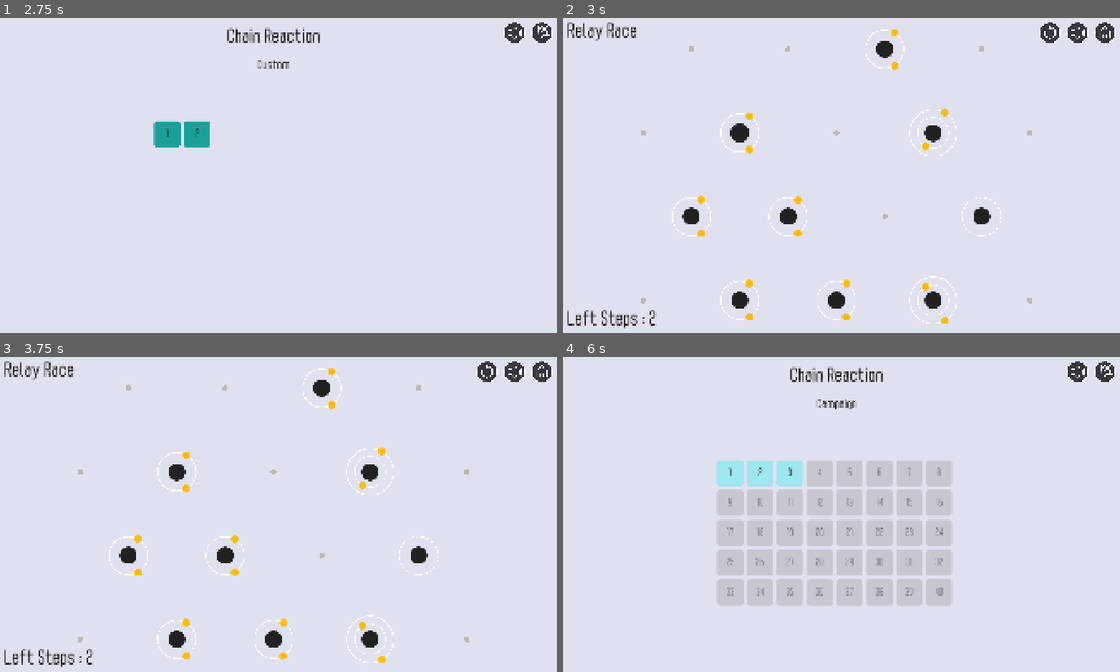
Above: before the commit, frames 1-4 (two rows, left to right).
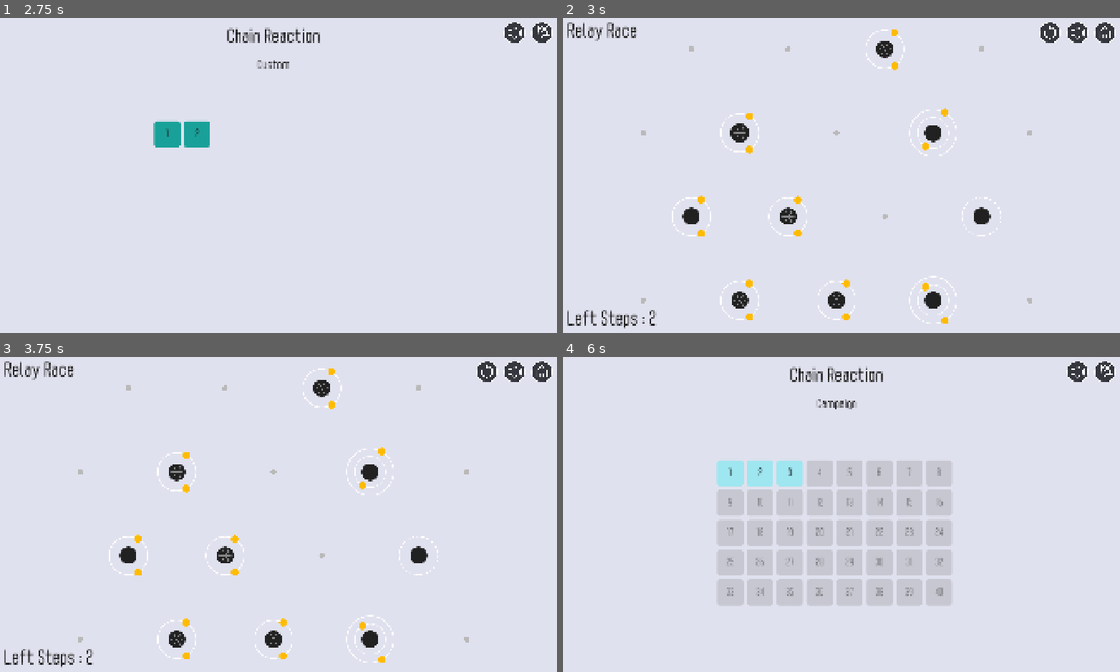
Above: after the commit, the same moments.

Repository: Ggross98/Godot-ChainReaction
Game: Godot game, scene res://scenes/main_menu.tscn
The game is run twice, just before and just after one commit, with the same random seed, the same clock (stepped at 60 frames per second) and the same inputs.
Inputs (mouse positions are in pixels of both pictures, inside the frame that each line leads up to):
- Up to frame 1 (2.75 s): click "Campaign" at 0.5 s; click "Custom" at 1.25 s; click "Campaign" at 2 s
- Up to frame 2 (3 s): click "1" at 2.75 s
- Up to frame 3 (3.75 s): click (484, 372) at 3.5 s
- Up to frame 4 (6 s): click (1047, 372) at 4.25 s; click (1047, 372) at 5 s; click (1103, 372) at 5.75 s

Frame 1 is identical in both runs. In frame 2, 0.1% of the frame differs, in the area x 30-59%, y 8-92%; in frame 3, 0.1%; in frame 4, nothing differs.

Commit message:
优化可移动原子的外观

Diff:
--- a/chain-reaction/prefabs/atom_view.tscn
+++ b/chain-reaction/prefabs/atom_view.tscn
@@ -83,50 +83,93 @@
 scale = Vector2(0.0078125, 0.0078125)
 texture = ExtResource("6_neutron")
 
-[node name="Arrows" type="Node2D" parent="." unique_id=1554125443]
-
-[node name="Arrow0" type="Sprite2D" parent="Arrows" unique_id=768063560]
-modulate = Color(0.467, 0.482, 0.498, 1)
-scale = Vector2(0.00390625, 0.00390625)
-texture = ExtResource("7_arrow")
-flip_h = true
-
-[node name="Arrow1" type="Sprite2D" parent="Arrows" unique_id=643311614]
-modulate = Color(0.467, 0.482, 0.498, 1)
-rotation = 1.0471976
-scale = Vector2(0.00390625, 0.00390625)
-texture = ExtResource("7_arrow")
-flip_h = true
-
-[node name="Arrow2" type="Sprite2D" parent="Arrows" unique_id=1185482519]
-modulate = Color(0.467, 0.482, 0.498, 1)
-rotation = 2.0943952
-scale = Vector2(0.00390625, 0.00390625)
-texture = ExtResource("7_arrow")
-flip_h = true
-
-[node name="Arrow3" type="Sprite2D" parent="Arrows" unique_id=2072509249]
-modulate = Color(0.467, 0.482, 0.498, 1)
-rotation = 3.1415927
-scale = Vector2(0.00390625, 0.00390625)
-texture = ExtResource("7_arrow")
-flip_h = true
-
-[node name="Arrow4" type="Sprite2D" parent="Arrows" unique_id=1109072892]
-modulate = Color(0.467, 0.482, 0.498, 1)
-rotation = 4.1887903
-scale = Vector2(0.00390625, 0.00390625)
-texture = ExtResource("7_arrow")
-flip_h = true
-
-[node name="Arrow5" type="Sprite2D" parent="Arrows" unique_id=1887341865]
-modulate = Color(0.467, 0.482, 0.498, 1)
-rotation = 5.2359877
-scale = Vector2(0.00390625, 0.00390625)
-texture = ExtResource("7_arrow")
-flip_h = true
-
 [node name="Nuclei" type="Sprite2D" parent="." unique_id=132997540]
 modulate = Color(0.12941177, 0.12941177, 0.12941177, 1)
 scale = Vector2(0.0078125, 0.0078125)
 texture = ExtResource("8_nuclei")
+
+[node name="Arrows" type="Node2D" parent="." unique_id=1554125443]
+z_index = 2
+
+[node name="Arrow0" type="Node2D" parent="Arrows" unique_id=2027736144]
+
+[node name="Shaft" type="Polygon2D" parent="Arrows/Arrow0" unique_id=499293546]
+color = Color(0.529, 0.529, 0.529, 1)
+polygon = PackedVector2Array(-0.159959, -0.008898, 0.012959, -0.008898, 0.012959, 0.008898, -0.159959, 0.008898)
+
+[node name="Head" type="Sprite2D" parent="Arrows/Arrow0" unique_id=1088656651]
+modulate = Color(0.467, 0.482, 0.498, 1)
+position = Vector2(-0.184, 0)
+scale = Vector2(0.003029, 0.003029)
+texture = ExtResource("7_arrow")
+flip_h = true
+
+[node name="Arrow1" type="Node2D" parent="Arrows" unique_id=821059897]
+rotation = 1.0471976
+
+[node name="Shaft" type="Polygon2D" parent="Arrows/Arrow1" unique_id=1653609989]
+color = Color(0.529, 0.529, 0.529, 1)
+polygon = PackedVector2Array(-0.159959, -0.008898, 0.012959, -0.008898, 0.012959, 0.008898, -0.159959, 0.008898)
+
+[node name="Head" type="Sprite2D" parent="Arrows/Arrow1" unique_id=1291259335]
+modulate = Color(0.467, 0.482, 0.498, 1)
+position = Vector2(-0.184, 0)
+scale = Vector2(0.003029, 0.003029)
+texture = ExtResource("7_arrow")
+flip_h = true
+
+[node name="Arrow2" type="Node2D" parent="Arrows" unique_id=300426916]
+rotation = 2.0943952
+
+[node name="Shaft" type="Polygon2D" parent="Arrows/Arrow2" unique_id=31950037]
+color = Color(0.529, 0.529, 0.529, 1)
+polygon = PackedVector2Array(-0.159959, -0.008898, 0.012959, -0.008898, 0.012959, 0.008898, -0.159959, 0.008898)
+
+[node name="Head" type="Sprite2D" parent="Arrows/Arrow2" unique_id=523576730]
+modulate = Color(0.467, 0.482, 0.498, 1)
+position = Vector2(-0.184, 0)
+scale = Vector2(0.003029, 0.003029)
+texture = ExtResource("7_arrow")
+flip_h = true
+
+[node name="Arrow3" type="Node2D" parent="Arrows" unique_id=2046309724]
+rotation = 3.1415927
+
+[node name="Shaft" type="Polygon2D" parent="Arrows/Arrow3" unique_id=97365436]
+color = Color(0.529, 0.529, 0.529, 1)
+polygon = PackedVector2Array(-0.159959, -0.008898, 0.012959, -0.008898, 0.012959, 0.008898, -0.159959, 0.008898)
+
+[node name="Head" type="Sprite2D" parent="Arrows/Arrow3" unique_id=1269337578]
+modulate = Color(0.467, 0.482, 0.498, 1)
+position = Vector2(-0.184, 0)
+scale = Vector2(0.003029, 0.003029)
+texture = ExtResource("7_arrow")
+flip_h = true
+
+[node name="Arrow4" type="Node2D" parent="Arrows" unique_id=1068534786]
+rotation = 4.1887903
+
+[node name="Shaft" type="Polygon2D" parent="Arrows/Arrow4" unique_id=1022360377]
+color = Color(0.529, 0.529, 0.529, 1)
+polygon = PackedVector2Array(-0.159959, -0.008898, 0.012959, -0.008898, 0.012959, 0.008898, -0.159959, 0.008898)
+
+[node name="Head" type="Sprite2D" parent="Arrows/Arrow4" unique_id=1745714789]
+modulate = Color(0.467, 0.482, 0.498, 1)
+position = Vector2(-0.184, 0)
+scale = Vector2(0.003029, 0.003029)
+texture = ExtResource("7_arrow")
+flip_h = true
+
+[node name="Arrow5" type="Node2D" parent="Arrows" unique_id=1298113001]
+rotation = 5.2359877
+
+[node name="Shaft" type="Polygon2D" parent="Arrows/Arrow5" unique_id=1444978634]
+color = Color(0.529, 0.529, 0.529, 1)
+polygon = PackedVector2Array(-0.159959, -0.008898, 0.012959, -0.008898, 0.012959, 0.008898, -0.159959, 0.008898)
+
+[node name="Head" type="Sprite2D" parent="Arrows/Arrow5" unique_id=376326619]
+modulate = Color(0.467, 0.482, 0.498, 1)
+position = Vector2(-0.184, 0)
+scale = Vector2(0.003029, 0.003029)
+texture = ExtResource("7_arrow")
+flip_h = true
--- a/chain-reaction/scripts/view/atom_view.gd
+++ b/chain-reaction/scripts/view/atom_view.gd
@@ -70,6 +70,18 @@
 @export var arrow_color := Color(0.467, 0.482, 0.498):
 	set(value):
 		arrow_color = value
+		_on_look_changed()
+@export var shaft_color := Color(0.529, 0.529, 0.529):
+	set(value):
+		shaft_color = value
+		_on_look_changed()
+@export var arrow_radius: float = 0.184:
+	set(value):
+		arrow_radius = maxf(value, 0.01)
+		_on_look_changed()
+@export var arrow_head_scale: float = 0.775:
+	set(value):
+		arrow_head_scale = maxf(value, 0.01)
 		_on_look_changed()
 
 @export_group("Animation")
@@ -159,14 +171,13 @@
 	add_child(parked_root)
 	arrows = Node2D.new()
 	arrows.name = "Arrows"
+	arrows.z_index = 2
 	add_child(arrows)
 	for i in range(6):
-		var arrow := _make_sprite("Arrow%d" % i, TEX_ARROW, ppu_arrow, arrows)
-		arrow.rotation = float(i) * TAU / 6.0
-		arrow.flip_h = true
-		arrow.modulate = arrow_color
+		_make_arrow_spoke(i)
 	nuclei = _make_sprite("Nuclei", TEX_NUCLEI, ppu_default)
 	_collect_parked_pool()
+	_layout_arrows()
 
 
 func _collect_parked_pool() -> void:
@@ -185,6 +196,57 @@
 	s.scale = _ViewTransform.sprite_scale(ppu)
 	parent.add_child(s)
 	return s
+
+
+func _make_arrow_spoke(i: int) -> Node2D:
+	var spoke := Node2D.new()
+	spoke.name = "Arrow%d" % i
+	spoke.rotation = float(i) * TAU / 6.0
+	arrows.add_child(spoke)
+	var shaft := Polygon2D.new()
+	shaft.name = "Shaft"
+	spoke.add_child(shaft)
+	var head := Sprite2D.new()
+	head.name = "Head"
+	head.texture = TEX_ARROW
+	head.flip_h = true
+	spoke.add_child(head)
+	return spoke
+
+
+func _layout_arrows() -> void:
+	if arrows == null:
+		return
+	arrows.z_index = 2
+	for i in range(6):
+		var spoke: Node2D = arrows.get_node_or_null("Arrow%d" % i) as Node2D
+		if spoke == null:
+			continue
+		spoke.rotation = float(i) * TAU / 6.0
+		var head: Sprite2D = spoke.get_node_or_null("Head") as Sprite2D
+		if head:
+			head.texture = TEX_ARROW
+			head.flip_h = true
+			head.position = Vector2(-arrow_radius, 0.0)
+			head.scale = _ViewTransform.sprite_scale(ppu_arrow) * arrow_head_scale
+			head.modulate = arrow_color
+		var shaft: Polygon2D = spoke.get_node_or_null("Shaft") as Polygon2D
+		if shaft:
+			shaft.polygon = _shaft_polygon()
+			shaft.color = shaft_color
+
+
+func _shaft_polygon() -> PackedVector2Array:
+	var k: float = arrow_radius / 0.184
+	var cx: float = -0.0735 * k
+	var hx: float = 0.08645921 * k
+	var hy: float = 0.008898 * k
+	return PackedVector2Array([
+		Vector2(cx - hx, -hy),
+		Vector2(cx + hx, -hy),
+		Vector2(cx + hx, hy),
+		Vector2(cx - hx, hy),
+	])
 
 
 func reset_collapse() -> void:
@@ -363,12 +425,7 @@
 	if orbit_dotted:
 		orbit_dotted.scale = _ViewTransform.sprite_scale(ppu_default)
 	if arrows:
-		for i in range(6):
-			var arrow: Sprite2D = arrows.get_node_or_null("Arrow%d" % i) as Sprite2D
-			if arrow == null:
-				continue
-			arrow.modulate = arrow_color
-			arrow.scale = _ViewTransform.sprite_scale(ppu_arrow)
+		_layout_arrows()
 	for s in _parked_pool:
 		if s is Sprite2D:
 			s.modulate = neutron_color
